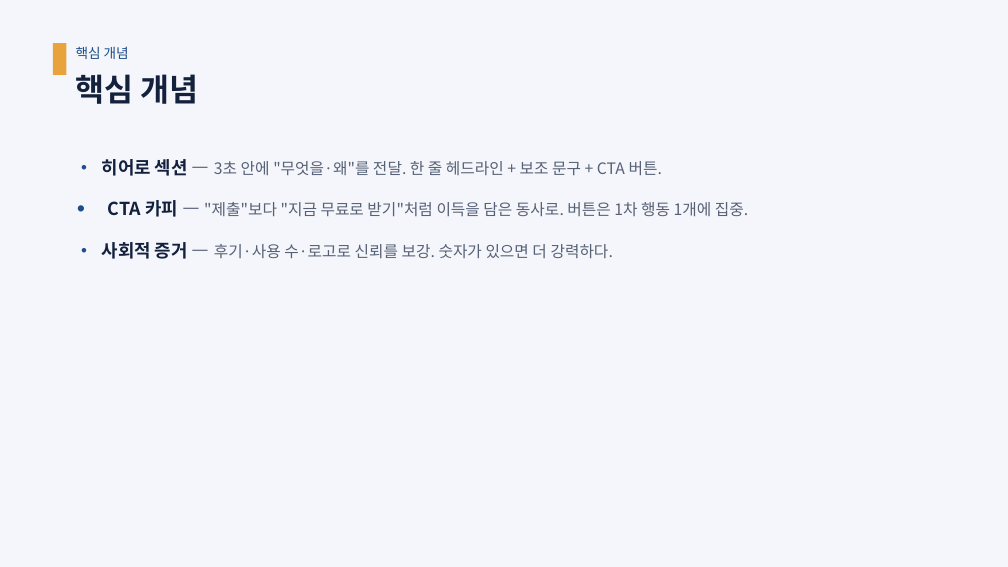
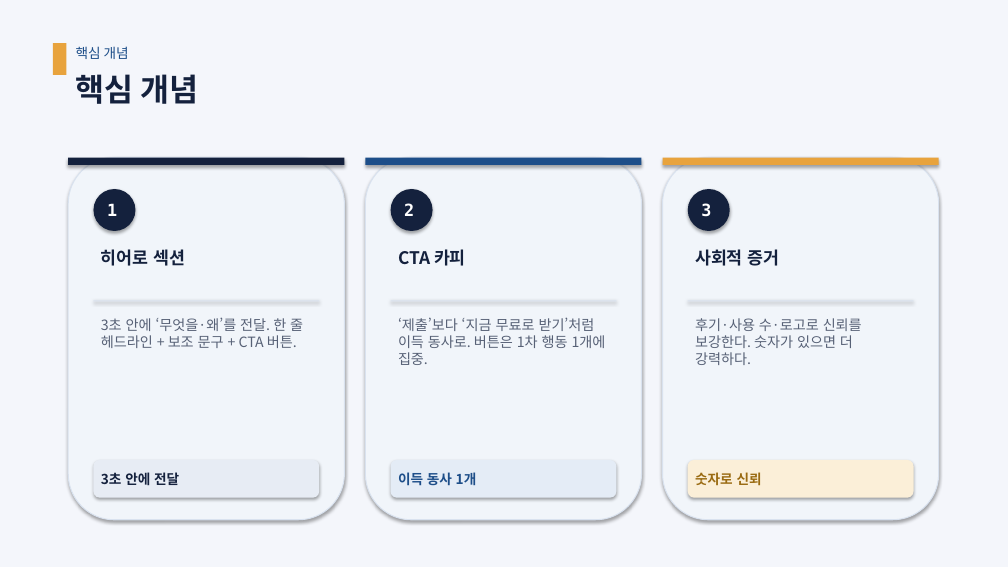
Before and after one commit to aebonlee/content, a slide deck: slide 106 of docs/slides/pptx/AI홍보실무_통합강의.pptx. Drawn at 1008x567 pixels with LibreOffice and Linux fonts; fonts in the diff are those of the drawing. Boxes give left, top, right and bottom in pixels: in the first picture for what was removed or moved away, otherwise in the second. Text is boxed around its words. In the diff, an @@ line names an element or a change of style, - is before the commit and + after.

```diff
--- a/docs/slides/pptx/AI홍보실무_통합강의.pptx
+++ b/docs/slides/pptx/AI홍보실무_통합강의.pptx
@@ rounded rectangle added at (68,157,344,520), fill #F1F5FA, outline #D9E2EF 1 pt @@
@@ rectangle added at (68,157,344,165), fill #14213D @@
@@ text removed at (102,159,748,259) @@
-• 히어로 섹션 — 3초 안에 "무엇을·왜"를 전달. 한 줄 헤드라인 + 보조 문구 + CTA 버튼.
-• CTA 카피 — "제출"보다 "지금 무료로 받기"처럼 이득을 담은 동사로. 버튼은 1차 행동 1개에 집중.
-• 사회적 증거 — 후기·사용 수·로고로 신뢰를 보강. 숫자가 있으면 더 강력하다.
@@ rounded rectangle added at (365,157,641,520), fill #F1F5FA, outline #D9E2EF 1 pt @@
@@ rectangle added at (365,157,641,165), fill #1D4E89 @@
@@ rounded rectangle added at (662,157,938,520), fill #F1F5FA, outline #D9E2EF 1 pt @@
@@ rectangle added at (662,157,938,165), fill #E8A33D @@
@@ ellipse added at (94,189,136,231), fill #14213D, 16 pt, text #FFFFFF, bold @@
+1
@@ ellipse added at (391,189,433,231), fill #14213D, 16 pt, text #FFFFFF, bold @@
+2
@@ ellipse added at (688,189,730,231), fill #14213D, 16 pt, text #FFFFFF, bold @@
+3
@@ text added at (101,249,185,266), 16.5 pt, text #14213D, bold @@
+히어로 섹션
@@ text added at (398,249,466,266), 16.5 pt, text #14213D, bold @@
+CTA 카피
@@ text added at (695,249,780,266), 16.5 pt, text #14213D, bold @@
+사회적 증거
@@ rectangle added at (94,300,320,301), fill #D9E2EF @@
@@ text added at (101,317,303,348), 13.5 pt, text #576176 @@
+3초 안에 ‘무엇을·왜’를 전달. 한 줄 헤드라인 + 보조 문구 + CTA 버튼.
@@ rectangle added at (391,300,617,301), fill #D9E2EF @@
@@ text added at (398,317,606,365), 13.5 pt, text #576176 @@
+‘제출’보다 ‘지금 무료로 받기’처럼 이득 동사로. 버튼은 1차 행동 1개에 집중.
@@ rectangle added at (688,300,914,301), fill #D9E2EF @@
@@ text added at (695,318,862,365), 13.5 pt, text #576176 @@
+후기·사용 수·로고로 신뢰를 보강한다. 숫자가 있으면 더 강력하다.
@@ rounded rectangle added at (94,460,320,498), fill #E7ECF4 @@
@@ text added at (101,472,179,485), 13 pt, text #14213D, bold @@
+3초 안에 전달
@@ rounded rectangle added at (391,460,617,498), fill #E4ECF6 @@
@@ text added at (398,472,477,486), 13 pt, text #1D4E89, bold @@
+이득 동사 1개
@@ rounded rectangle added at (688,460,914,498), fill #FBEFD8 @@
@@ text added at (695,472,762,486), 13 pt, text #9A6B12, bold @@
+숫자로 신뢰
```
Also in this commit, not shown: 54 other slides changed, 3 other files.
